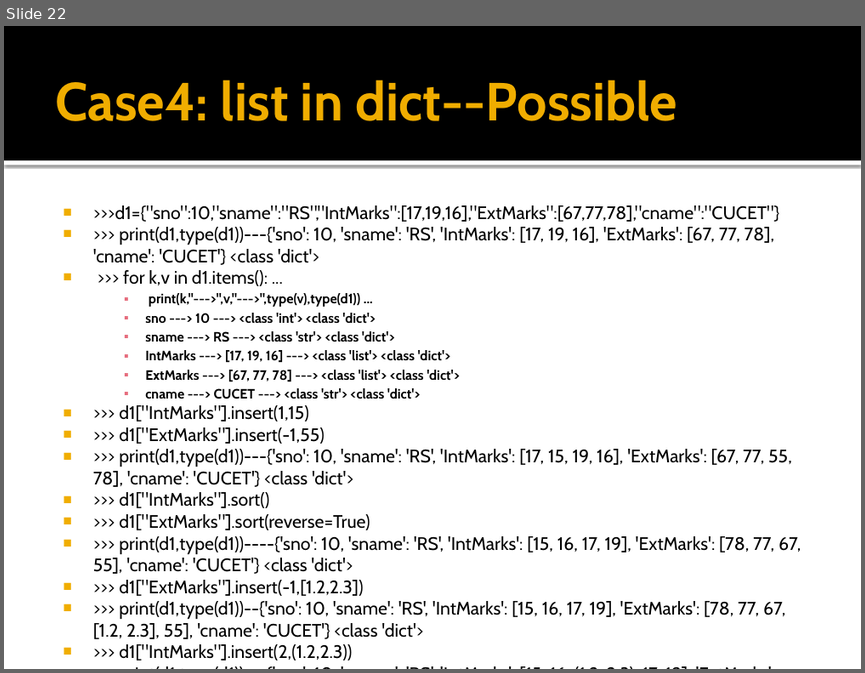
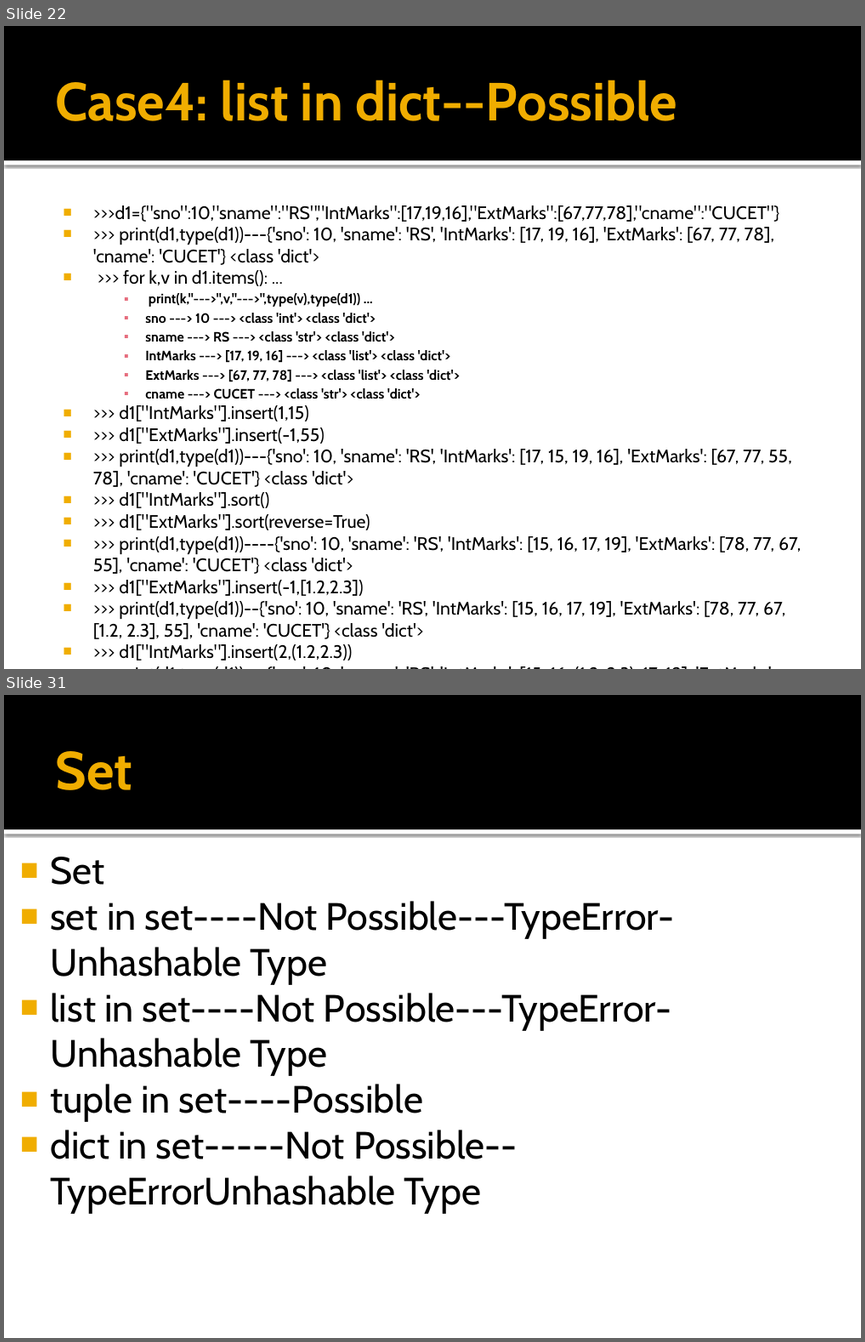
Before and after one commit to Pravesh4929/Python-Hub, a slide deck: (43)Combination of dict with dict,set,tuple and list.pptx. Shown one above the other, each under a label of ours: slide 22 before the commit, slides 22 and 31 after it; the slides between them are not shown. The pictures are 865x673 and 865x1342 pixels, drawn with LibreOffice and Linux fonts; fonts in the diff are those of the drawing. Boxes give left, top, right and bottom in pixels: in the first picture for what was removed or moved away, otherwise in the second. Text is boxed around its words. In the diff, an @@ line names an element or a change of style, - is before the commit and + after.

```diff
--- a/(43)Combination of dict with dict,set,tuple and list.pptx
+++ b/(43)Combination of dict with dict,set,tuple and list.pptx
@@ slide 31 added at <box>4,695,861,1338</box>, background #FFFFFF; not listed: 2 template elements that a slide beside it also shows @@
@@ title added at <box>55,751,132,790</box>, 45 pt, text #F0AD00, bold @@
+Set
@@ text added at <box>50,857,674,1213</box>, 32 pt, text #000000 @@
+■ Set
+■ set in set----Not Possible---TypeError-Unhashable Type
+■ list in set----Not Possible---TypeError-Unhashable Type
+■ tuple in set----Possible
+■ dict in set-----Not Possible--TypeErrorUnhashable Type
```
Also in this commit, not shown: 13 other slides added, 1 slide removed, 2 other files.
